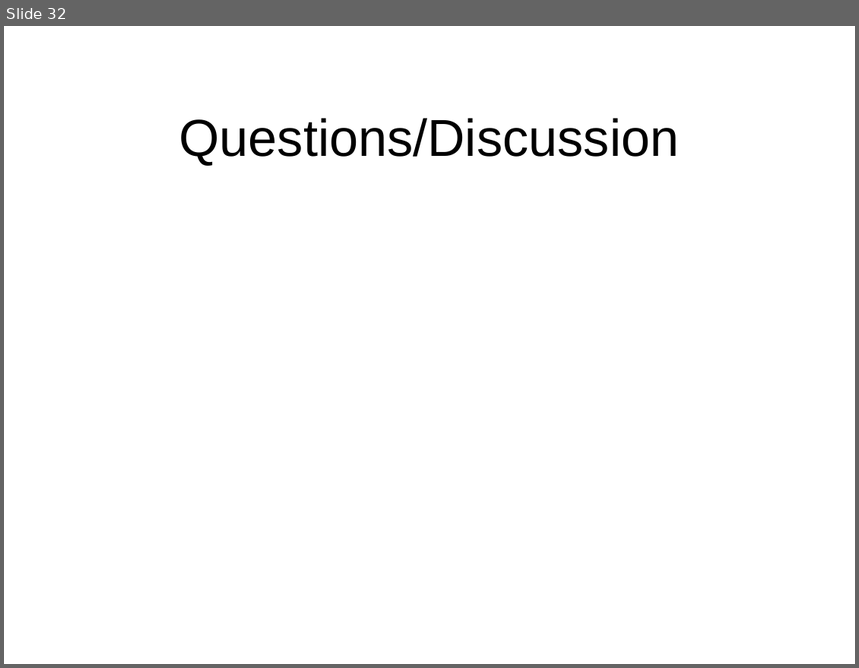
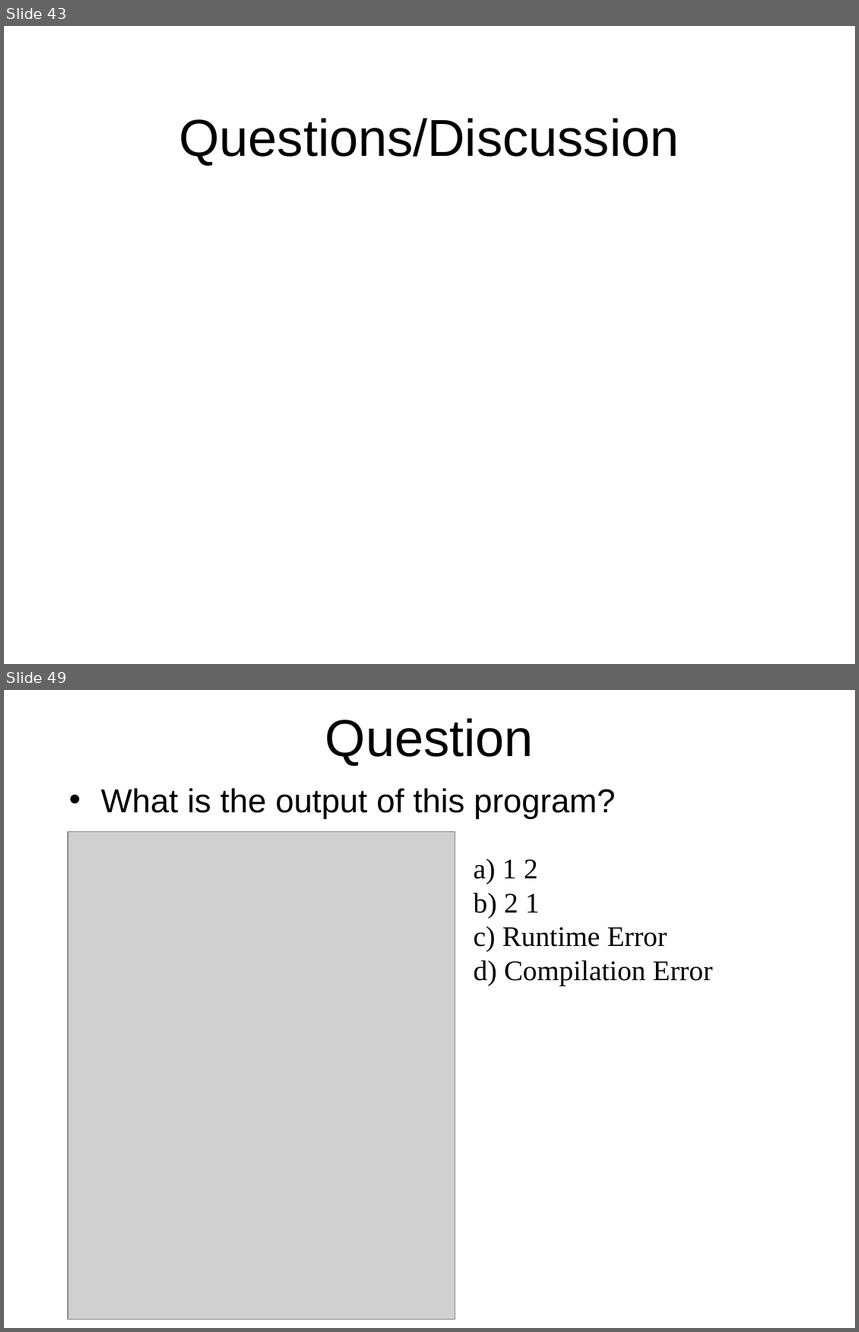
Before and after one commit to octaviordz/zjnu2017.github.io, a slide deck: OOP/lectures/050--Polymorphism.ppt. Shown one above the other, each under a label of ours: slide 32 before the commit, slides 43 and 49 after it; the slides between them are not shown. The pictures are 859x668 and 859x1332 pixels, drawn with LibreOffice and Linux fonts; fonts in the diff are those of the drawing; grey boxes stand for pictures. Boxes give left, top, right and bottom in pixels: in the first picture for what was removed or moved away, otherwise in the second. Text is boxed around its words. In the diff, an @@ line names an element or a change of style, - is before the commit and + after.

```diff
--- a/OOP/lectures/050--Polymorphism.ppt
+++ b/OOP/lectures/050--Polymorphism.ppt
@@ slide 49 added at <box>4,690,855,1328</box>, background #FFFFFF @@
@@ title added at <box>325,718,534,766</box>, 44 pt, text #000000 @@
+Question
@@ text added at <box>101,788,615,819</box>, 28 pt, text #000000 @@
+• What is the output of this program?
@@ picture added at <box>68,832,455,1320</box> @@
@@ text added at <box>474,859,713,986</box>, 24 pt, text #000000 @@
+a) 1 2
+b) 2 1
+c) Runtime Error
+d) Compilation Error
@@ what was slide 32 is now slide 43 @@
```
Also in this commit, not shown: 9 slides changed, 19 other slides added, 2 other files.
